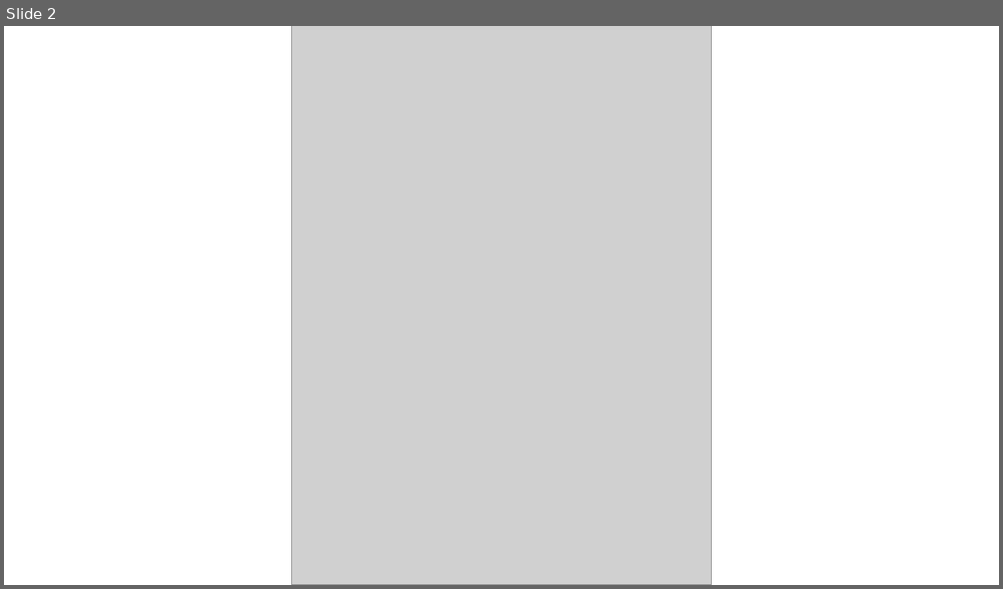
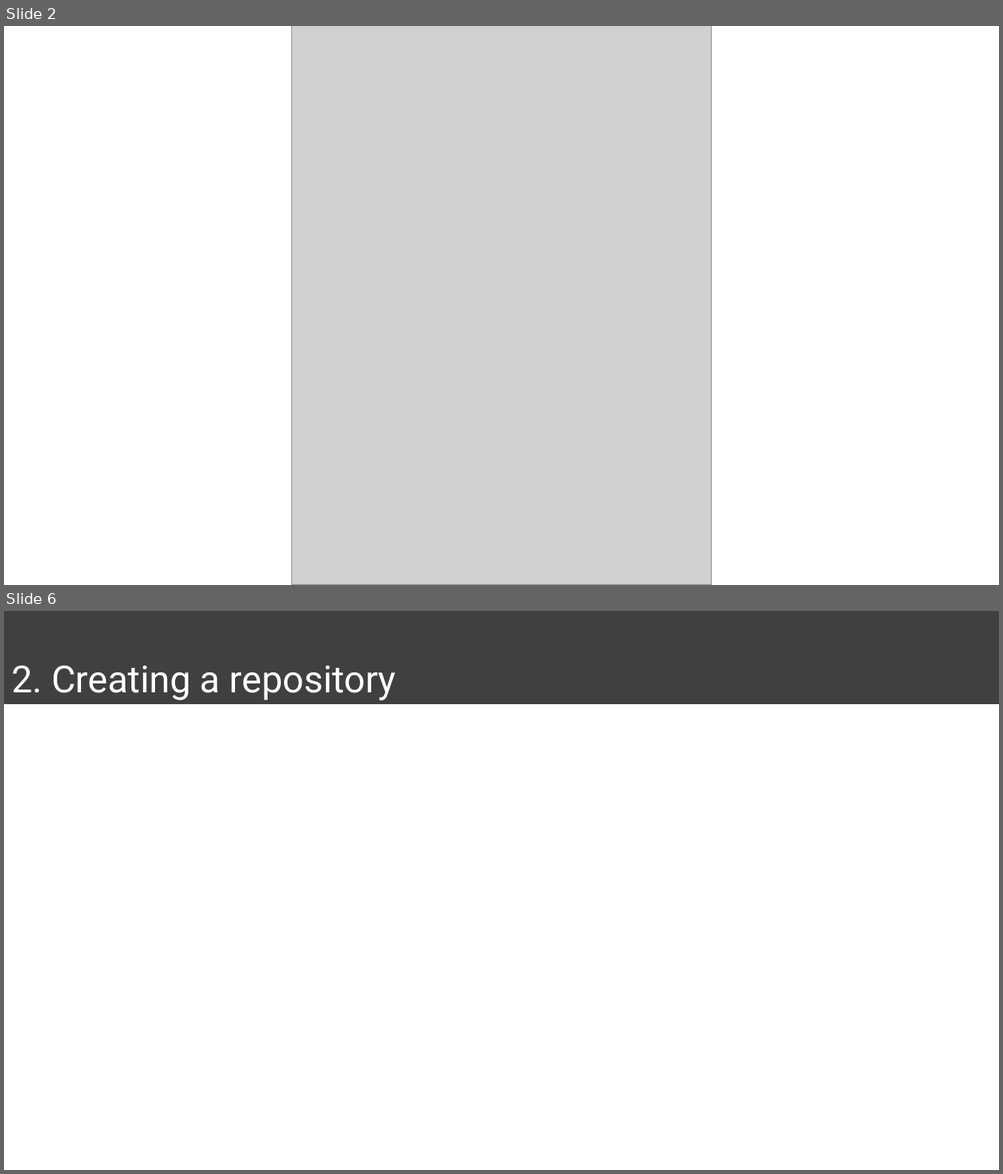
Before and after one commit to mychan24/git_github_workshop, a slide deck: Presentation1.pptx. Shown one above the other, each under a label of ours: slide 2 before the commit, slides 2 and 6 after it; the slides between them are not shown. The pictures are 1003x589 and 1003x1174 pixels, drawn with LibreOffice and Linux fonts; fonts in the diff are those of the drawing; grey boxes stand for pictures. Boxes give left, top, right and bottom in pixels: in the first picture for what was removed or moved away, otherwise in the second. Text is boxed around its words. In the diff, an @@ line names an element or a change of style, - is before the commit and + after.

```diff
--- a/Presentation1.pptx
+++ b/Presentation1.pptx
@@ slide 6 added at <box>4,611,999,1170</box>, background #FFFFFF @@
@@ title added at <box>4,611,999,704</box>, fill #404040, 36 pt, text #FFFFFF @@
+2. Creating a repository
```
Also in this commit, not shown: 3 slides changed, 1 other slide added, 1 slide removed, 1 other file.
